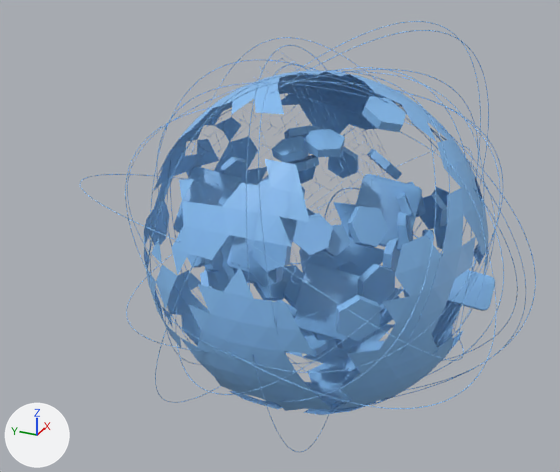
Two versions of the glTF model public/model/chain2.glb, one commit apart.
Before and after are seen from a 50 mm lens placed at (-5.69, -2.24, 2.85), pointed at (0.14, 0.39, -0.07). Arrows for +X, +Y and +Z are at lower left; the lights stay in place. Vertices at the same position are counted once.

The first picture shows 'Chain', 'Chain2', 'Phone', 'Plane'.
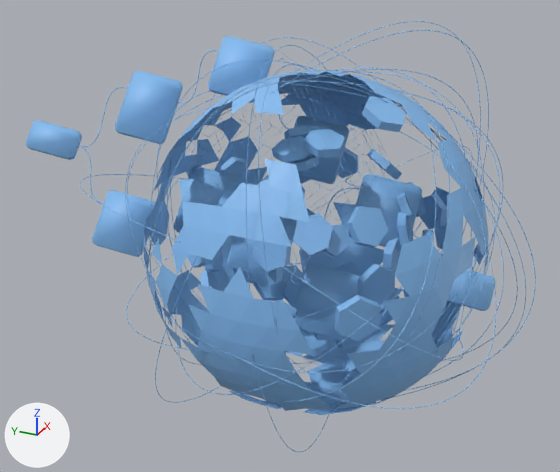
Where the change shows, as pixel boxes [x1, y1, x2, y2] in the pictures (560 x 472 px):
```json
{"object": "Chain", "change": "reshaped", "before": [174, 167, 495, 341], "after": [26, 36, 495, 341], "on screen": "46% wider, 75% taller"}
{"part": 1, "of": "me_cube_004", "change": "added", "after": [177, 50, 219, 103]}
{"part": 2, "of": "me_cube_004", "change": "added", "after": [78, 87, 128, 147]}
{"part": 3, "of": "me_cube_004", "change": "added", "after": [78, 146, 104, 204]}
{"part": 4, "of": "me_cube_004", "change": "added", "after": [294, 116, 349, 184], "on screen": "blue"}
{"part": 5, "of": "me_cube_004", "change": "added", "after": [92, 190, 155, 257], "on screen": "blue"}
{"part": 6, "of": "me_cube_004", "change": "added", "after": [115, 71, 183, 144], "on screen": "blue"}
{"part": 7, "of": "me_cube_004", "change": "added", "after": [208, 36, 274, 103], "on screen": "blue"}
{"part": 8, "of": "me_cube_004", "change": "added", "after": [26, 120, 82, 160], "on screen": "blue"}
{"part": 9, "of": "me_cube_004", "change": "cut back", "before": [174, 167, 495, 341], "after": [174, 166, 495, 341]}
```

The change, as JSON lines over the scene's bpy script:
```json
{"block": "me_cube_004", "where": "# used by ob_chain; location = (0.0, 0.0, 0.0)"}
{"op": "remove", "block": "me_cube_004", "code": "me_cube_004.from_pydata(...)  # 3820 vertices, 7500 faces; spans x -0.55..0.45, y -1.53..1.4, z -0.64..0.61"}
{"op": "add", "block": "me_cube_004", "code": "me_cube_004.from_pydata(...)  # 7348 vertices, 14392 faces; spans x -0.55..1.05, y -1.53..3.07, z -0.64..1.52"}
{"block": "me_cube_004", "change": "me_cube_004 part 1: the loose piece of 588 vertices spanning x -0.07..0.16, y -0.34..0.24, z -0.22..0.5 is copied, and the copy is scaled about its middle by (0.837, 0.66, 0.699), then moved by (0.71, 1.58, 1.0); it spans x 0.66..0.84, y 1.33..1.72, z 0.89..1.39"}
{"block": "me_cube_004", "change": "me_cube_004 part 2: the loose piece of 588 vertices spanning x -0.07..0.16, y -0.34..0.24, z -0.22..0.5 is copied, and the copy is multiplied about its middle by the matrix ((0.535, -0.126, 0.313), (0.519, 0.909, 0.059), (0.257, 0.075, 0.721)), then moved by (0.32, 2.44, 0.61); it spans x 0.15..0.57, y 2.2..2.57, z 0.48..1.02"}
{"block": "me_cube_004", "change": "me_cube_004 part 3: a new loose piece of 588 vertices spanning x 0.01..0.17, y 2.21..2.57, z -0.03..0.49, in mat_material_002 (blue #86bef3)"}
{"block": "me_cube_004", "change": "me_cube_004 part 4: a new loose piece of 88 vertices spanning x 0.5..0.98, y 0.04..0.55, z 0.31..0.86, in mat_material_002 (blue #86bef3)"}
{"block": "me_cube_004", "change": "me_cube_004 part 5: a new loose piece of 88 vertices spanning x -0.24..0.24, y 1.72..2.23, z -0.45..0.1, in mat_material_002 (blue #86bef3)"}
{"block": "me_cube_004", "change": "me_cube_004 part 6: a new loose piece of 88 vertices spanning x 0.26..0.8, y 1.71..2.22, z 0.54..1.16, in mat_material_002 (blue #86bef3)"}
{"block": "me_cube_004", "change": "me_cube_004 part 7: a new loose piece of 88 vertices spanning x 0.57..1.05, y 0.84..1.34, z 0.97..1.52, in mat_material_002 (blue #86bef3)"}
{"block": "me_cube_004", "change": "me_cube_004 part 8: a new loose piece of 88 vertices spanning x -0.05..0.26, y 2.56..3.07, z 0.36..0.7, in mat_material_002 (blue #86bef3)"}
{"block": "me_cube_004", "change": "me_cube_004 part 9: 40 vertices moved within x -0.51..0.44, y -1.52..1.38, z -0.45..0.59; 708 vertices removed from x -0.55..0.45, y -1.53..1.4, z -0.64..0.61; 268 vertices added at x -0.55..0.46, y -1.53..1.4, z -0.64..0.61"}
```
